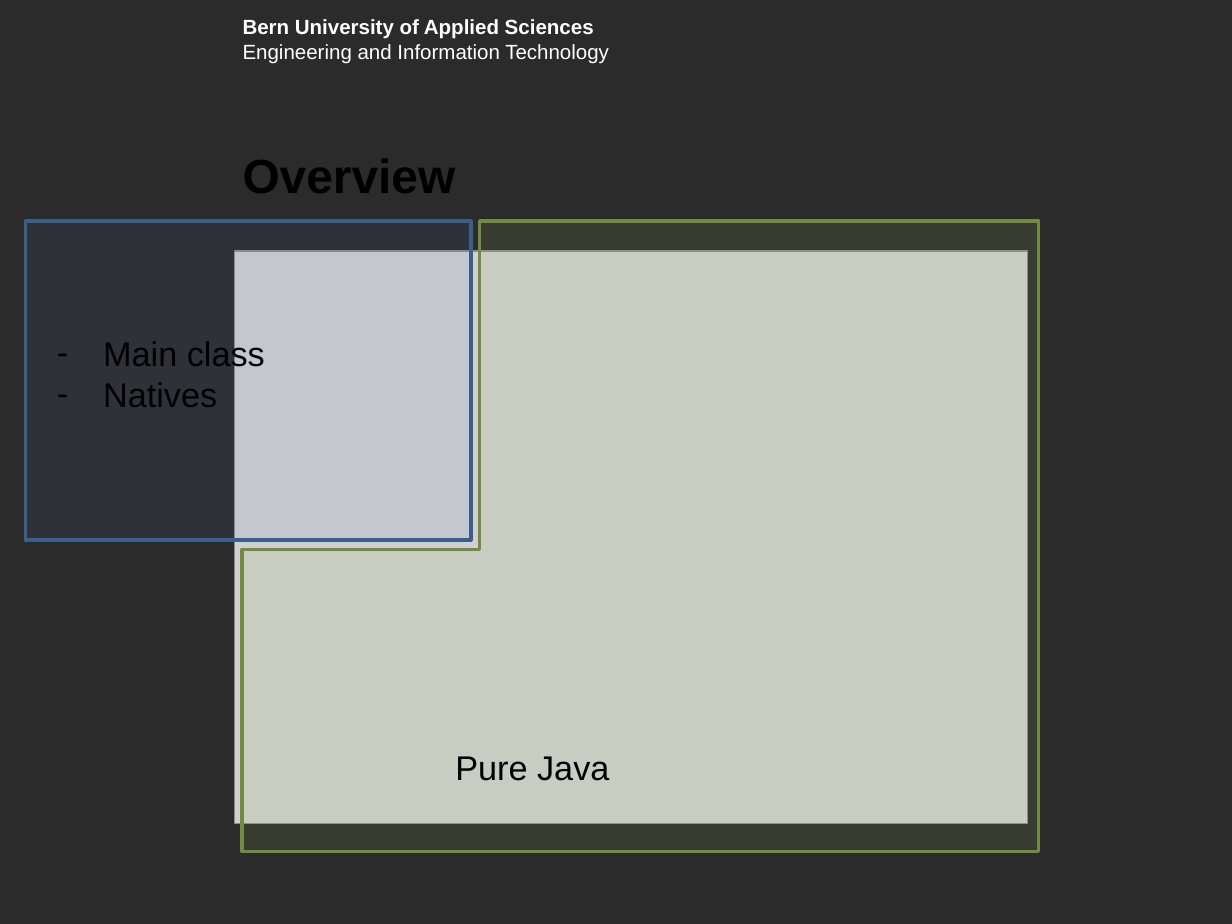
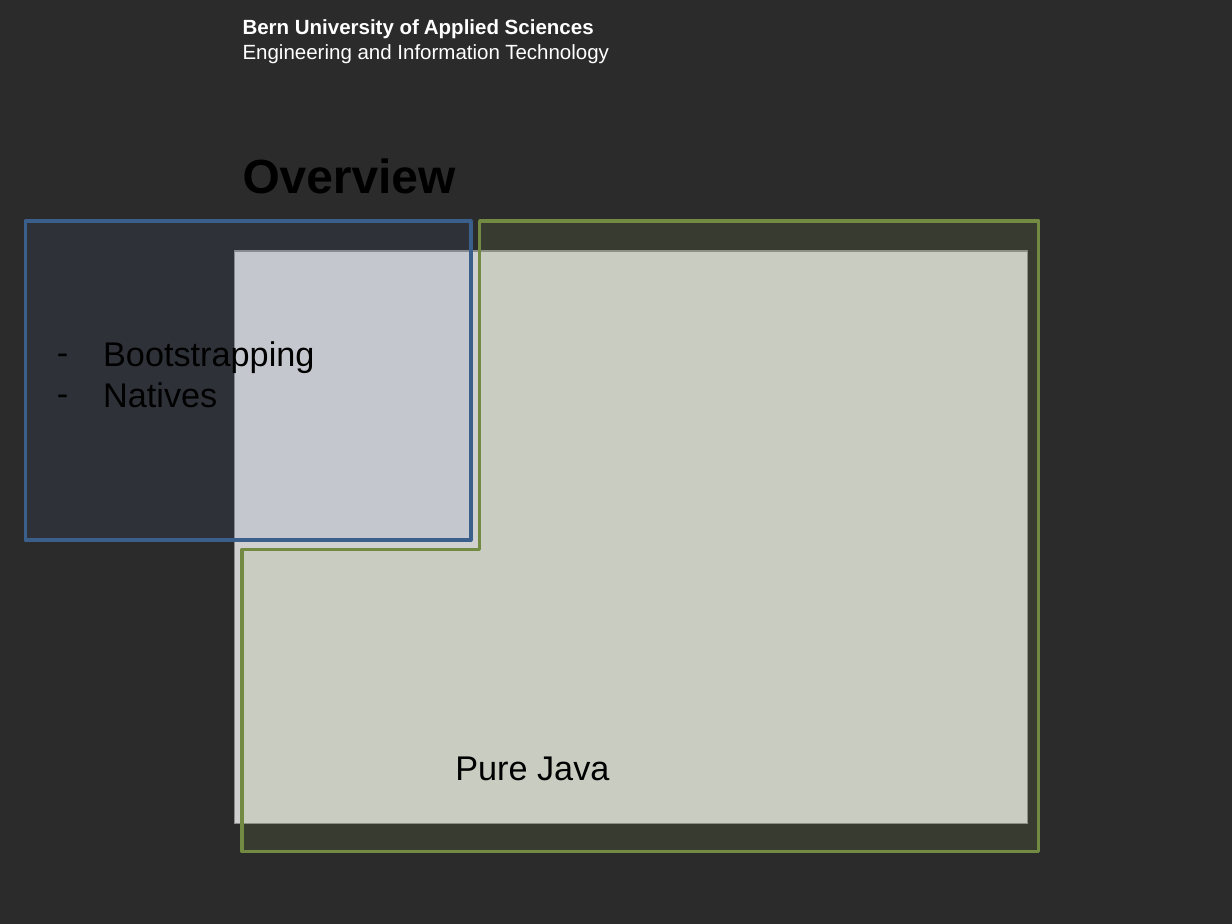
Before and after one commit to boskoop/comet-pinball, a slide deck: slide 9 of doc/presentation/presentation.pptx. Drawn at 1232x924 pixels with LibreOffice and Linux fonts; fonts in the diff are those of the drawing; grey boxes stand for pictures; background and template pictures are left out; a plain dark background stands for a picture behind light text. Boxes give left, top, right and bottom in pixels: in the first picture for what was removed or moved away, otherwise in the second. Text is boxed around its words. In the diff, an @@ line names an element or a change of style, - is before the commit and + after.

```diff
--- a/doc/presentation/presentation.pptx
+++ b/doc/presentation/presentation.pptx
@@ text at [103, 338, 314, 372]: text changed @@
-– Main class
+– Bootstrapping
```
Also in this commit, not shown: 1 other slide changed, 2 other files.
